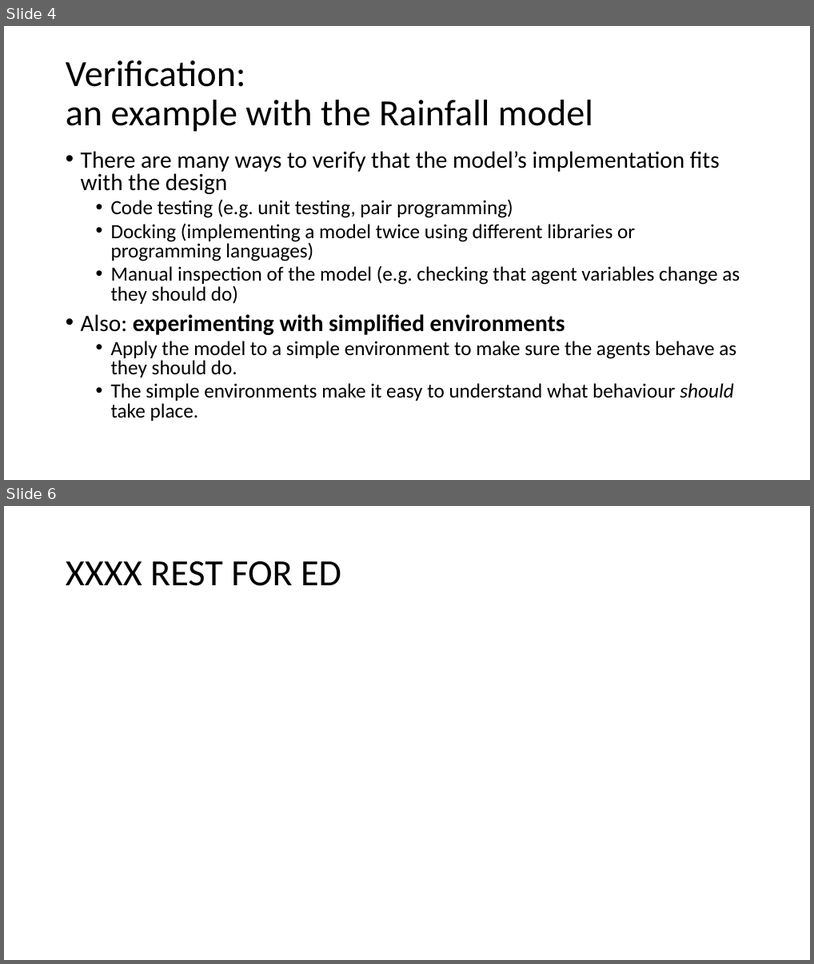
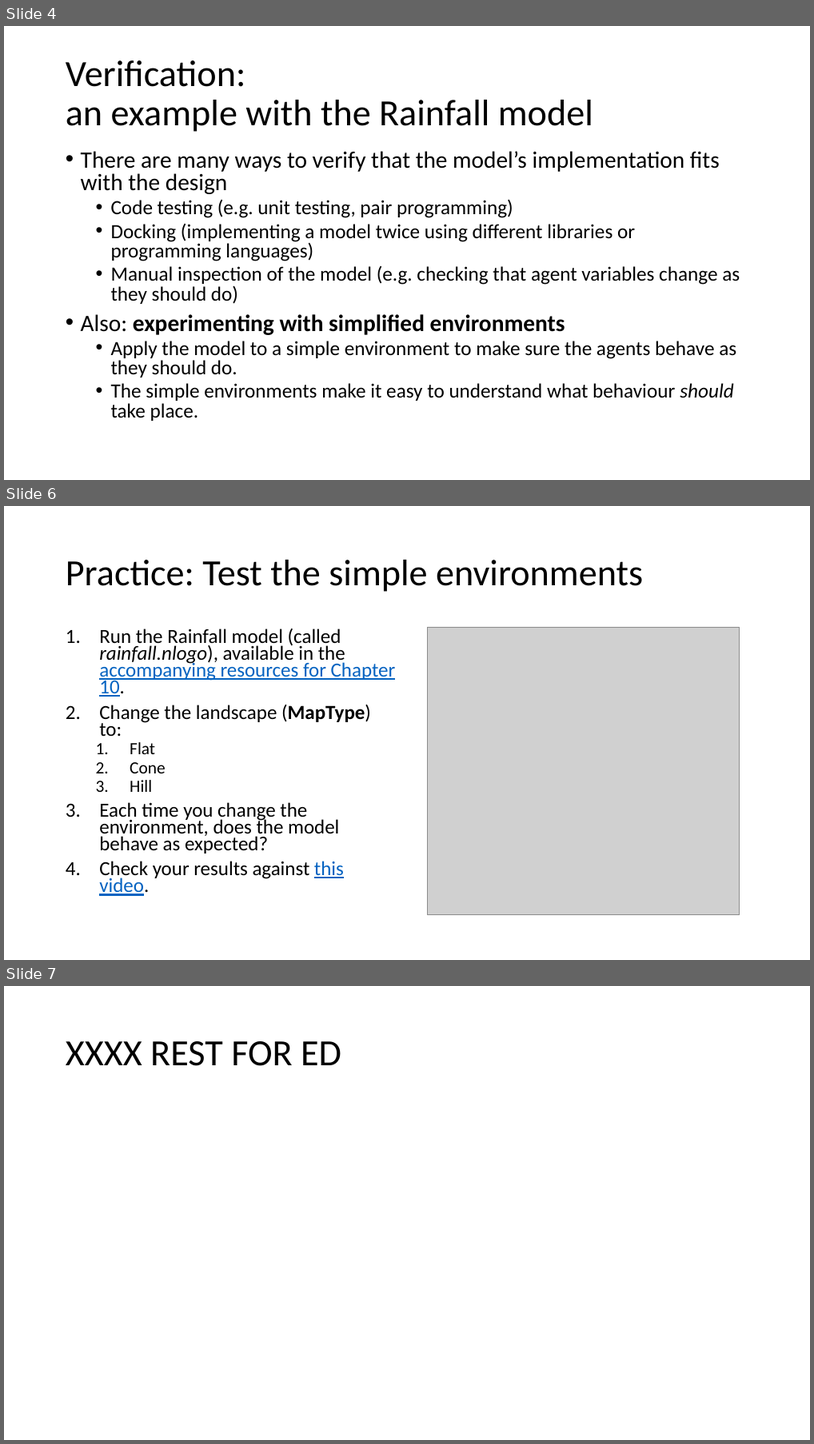
Before and after one commit to abmgis/abmgis, a slide deck: Chapter10-EvaluatingModels/Chapter10_Tutorial.pptx. Shown one above the other, each under a label of ours: slides 4 and 6 before the commit, slides 4, 6 and 7 after it; the slides between them are not shown. The pictures are 814x964 and 814x1444 pixels, drawn with LibreOffice and Linux fonts; fonts in the diff are those of the drawing; grey boxes stand for pictures. Boxes give left, top, right and bottom in pixels: in the first picture for what was removed or moved away, otherwise in the second. Text is boxed around its words. In the diff, an @@ line names an element or a change of style, - is before the commit and + after.

Commit message:
wrote verification bit for C10 using the rainfall model

```diff
--- a/Chapter10-EvaluatingModels/Chapter10_Tutorial.pptx
+++ b/Chapter10-EvaluatingModels/Chapter10_Tutorial.pptx
@@ slide 6 added at (4, 506, 810, 960), background #FFFFFF @@
@@ title added at (66, 560, 643, 592), 44 pt, text #000000 @@
+Practice: Test the simple environments
@@ text added at (99, 628, 396, 896), 23.8 pt, text #000000 @@
+1. Run the Rainfall model (called rainfall.nlogo), available in the accompanying resources for Chapter 10.
+2. Change the landscape (MapType) to:
+  1. Flat
+  2. Cone
+  3. Hill
+3. Each time you change the environment, does the model behave as expected?
+4. Check your results against this video.
@@ picture added at (427, 627, 740, 915) @@
@@ what was slide 6 is now slide 7 @@
```
Also in this commit, not shown: 1 slide changed, 1 other file.
